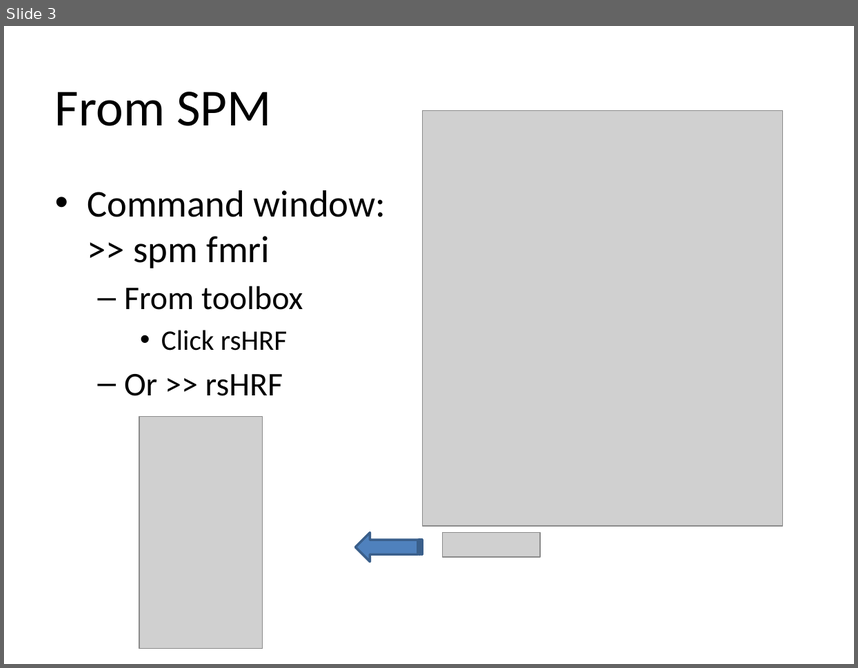
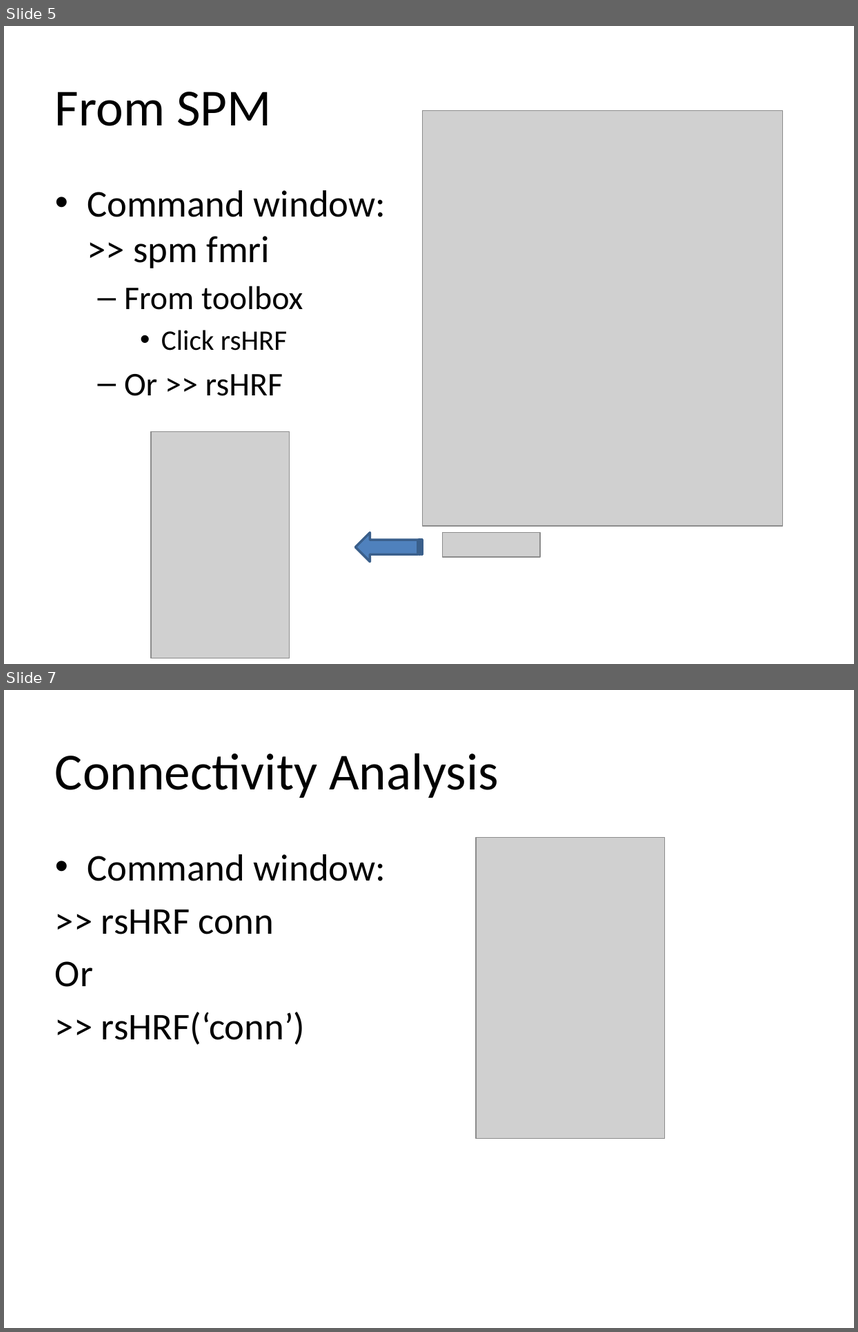
Before and after one commit to compneuro-da/rsHRF, a slide deck: rsHRF_toolbox.pptx. Shown one above the other, each under a label of ours: slide 3 before the commit, slides 5 and 7 after it; the slides between them are not shown. The pictures are 858x668 and 858x1332 pixels, drawn with LibreOffice and Linux fonts; fonts in the diff are those of the drawing; grey boxes stand for pictures. Boxes give left, top, right and bottom in pixels: in the first picture for what was removed or moved away, otherwise in the second. Text is boxed around its words. In the diff, an @@ line names an element or a change of style, - is before the commit and + after.

Commit message:
rsHRF SPM-plugin v2.0
add connectivity analysis

```diff
--- a/rsHRF_toolbox.pptx
+++ b/rsHRF_toolbox.pptx
@@ slide 7 added at box(4, 690, 854, 1328), background #FFFFFF @@
@@ title added at box(55, 753, 499, 798), 44 pt, text #000000 @@
+Connectivity Analysis
@@ text added at box(55, 854, 386, 1045), 32 pt, text #000000 @@
+• Command window:
+>> rsHRF conn
+Or
+>> rsHRF(‘conn’)
@@ picture added at box(476, 837, 664, 1138) @@
@@ what was slide 3 is now slide 5 @@
@@ slide 5 changed as well @@
@@ picture: place and size @@
-picture at box(139, 416, 263, 648)
+picture at box(151, 432, 290, 657)
```
Also in this commit, not shown: 6 other slides changed, 19 other slides added, 3 slides removed, 10 other files.
